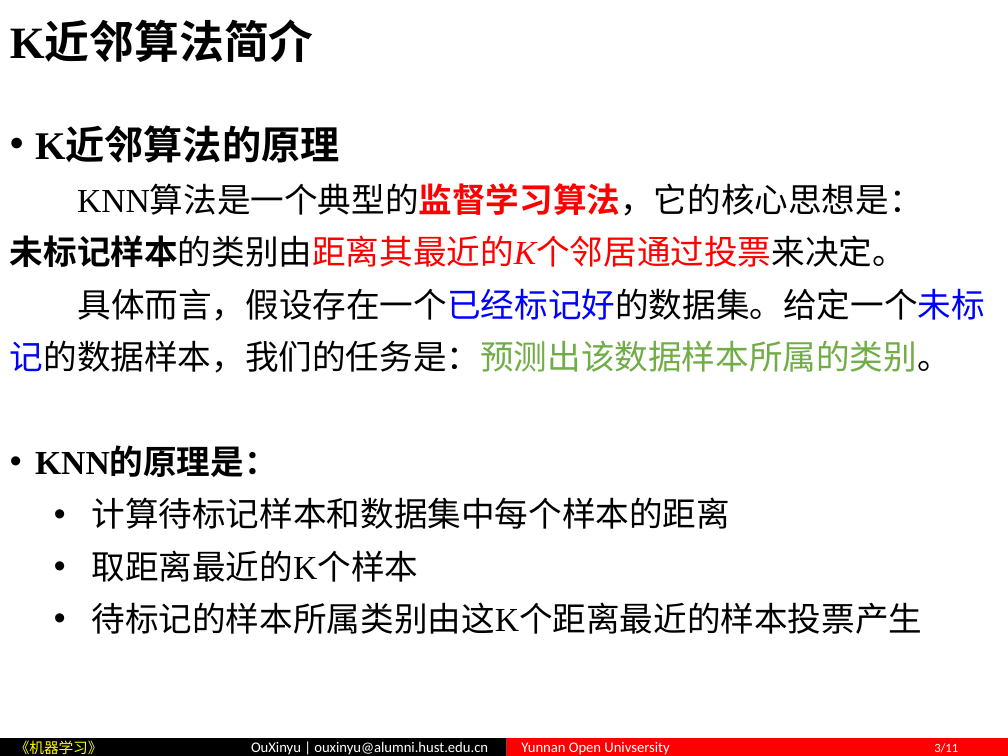
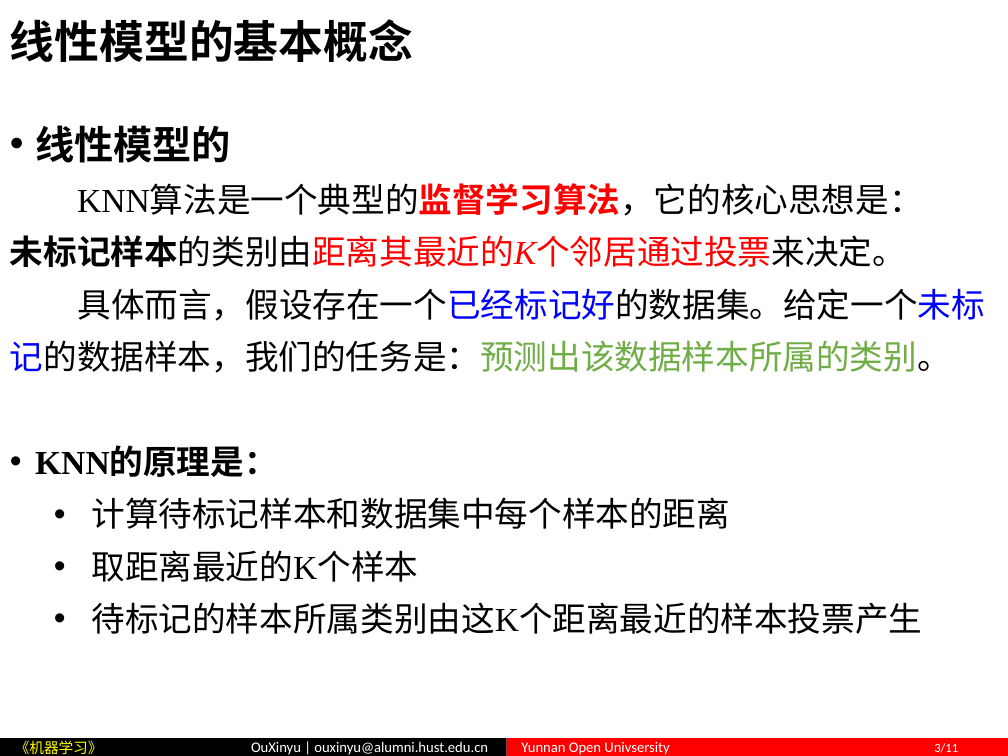
Before and after one commit to ouxinyu/Teaching, a slide deck: slide 3 of MachineLearning/PPT/Ch04LinearModels.pptx. Drawn at 1008x756 pixels with LibreOffice and Linux fonts; fonts in the diff are those of the drawing; background and template pictures are left out. Boxes give left, top, right and bottom in pixels: in the first picture for what was removed or moved away, otherwise in the second. Text is boxed around its words. In the diff, an @@ line names an element or a change of style, - is before the commit and + after.

```diff
--- a/MachineLearning/PPT/Ch04LinearModels.pptx
+++ b/MachineLearning/PPT/Ch04LinearModels.pptx
@@ title at bbox=[10, 19, 413, 62]: text changed @@
-K近邻算法简介
+线性模型的基本概念
@@ text at bbox=[35, 125, 231, 163]: text changed @@
-• K近邻算法的原理
+• 线性模型的
```
Also in this commit, not shown: 2 other slides changed, 4 other files.
